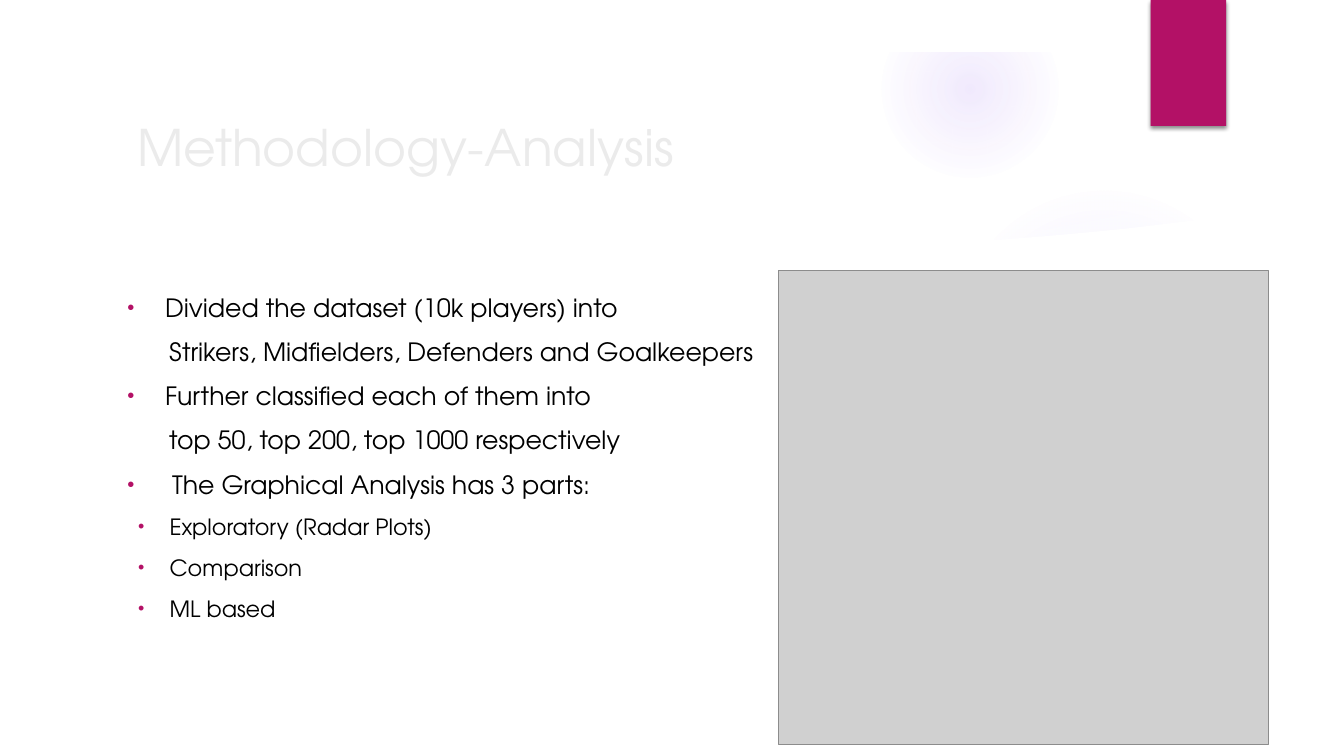
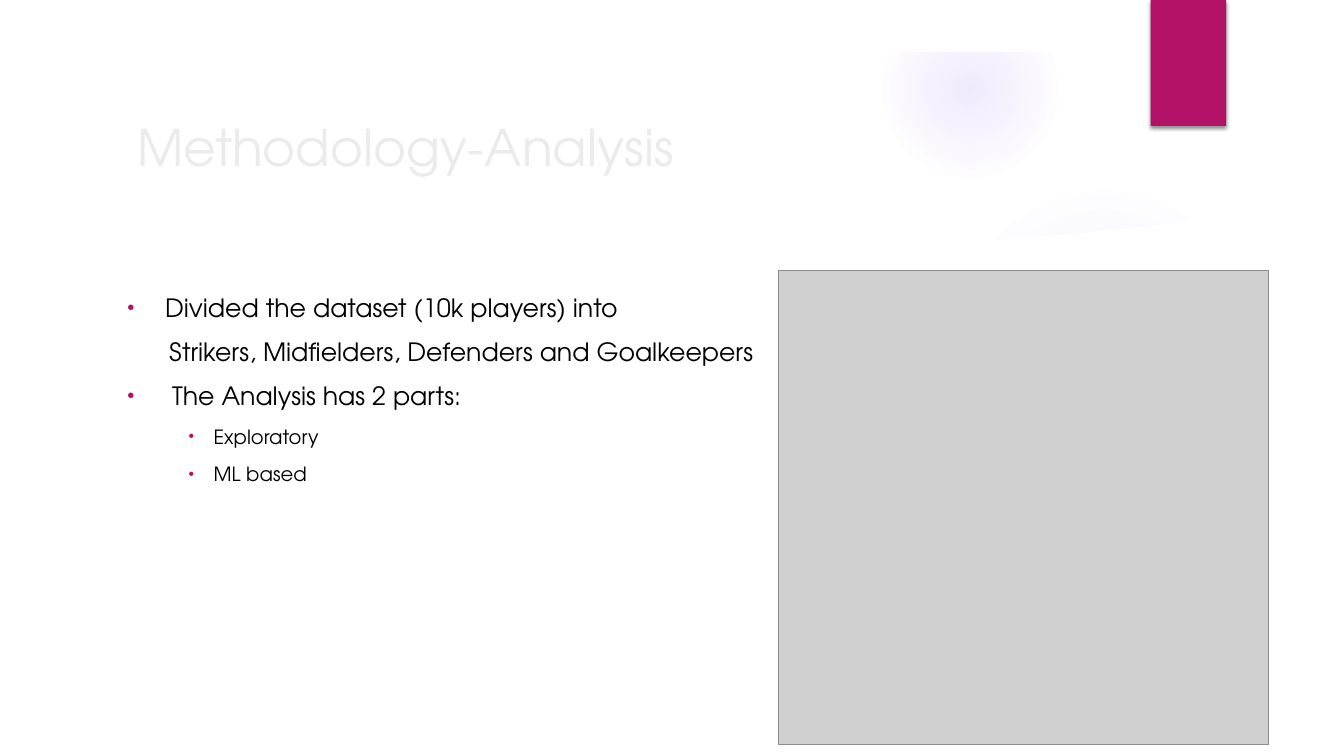
Before and after one commit to sharax/ECE_143_Group_11, a slide deck: slide 4 of ECE_143.pptx. Drawn at 1344x756 pixels with LibreOffice and Linux fonts; fonts in the diff are those of the drawing; grey boxes stand for pictures; background and template pictures are left out. Boxes give left, top, right and bottom in pixels: in the first picture for what was removed or moved away, otherwise in the second. Text is boxed around its words. In the diff, an @@ line names an element or a change of style, - is before the commit and + after.

```diff
--- a/ECE_143.pptx
+++ b/ECE_143.pptx
@@ text at (172, 386, 461, 448): text changed @@
-• Further classified each of them into
-top 50, top 200, top 1000 respectively
-• The Graphical Analysis has 3 parts:
-  • Exploratory (Radar Plots)
-  • Comparison
+• The Analysis has 2 parts:
+    • Exploratory
@@ text at (214, 466, 307, 482): size 16 to 14 pt in "ML based"; list level 2 to 3 in "ML based" @@
```
Also in this commit, not shown: 12 other slides changed, 5 slides added, 4 slides removed.
